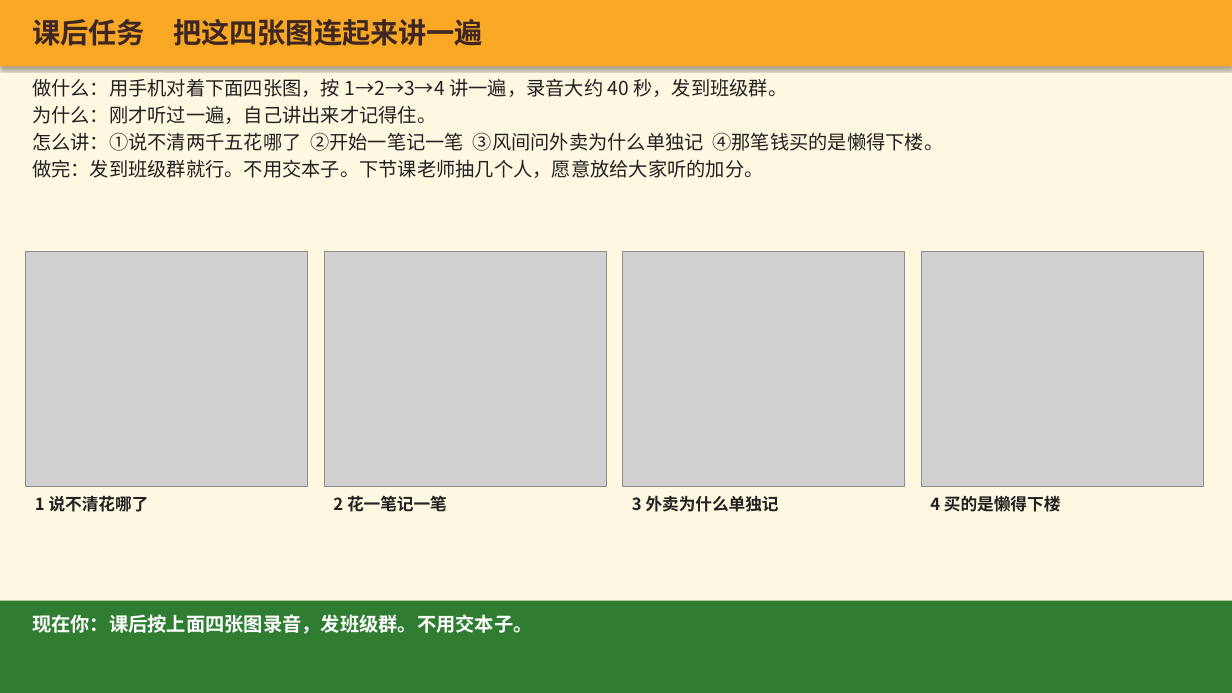
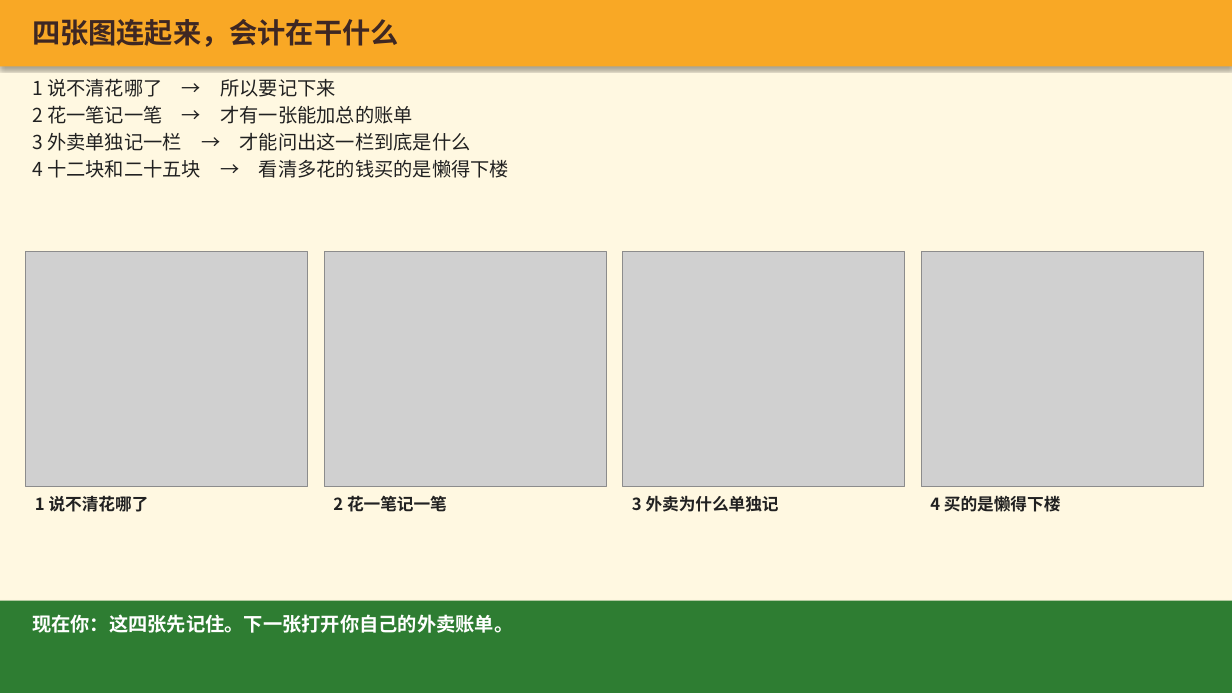
Before and after one commit to xuehui003-1/jichukuaiji, a slide deck: slide 15 of 01_项目一_认识会计工作与企业经济业务/01-00_项目一_上课投影_v1.1_20260821.pptx. Drawn at 1232x693 pixels with LibreOffice and Linux fonts; fonts in the diff are those of the drawing; grey boxes stand for pictures. Boxes give left, top, right and bottom in pixels: in the first picture for what was removed or moved away, otherwise in the second. Text is boxed around its words. In the diff, an @@ line names an element or a change of style, - is before the commit and + after.

Commit message:
每个任务写清为了什么：图4不再把13和540乘在一起，录音放到下课前那一页

```diff
--- a/01_项目一_认识会计工作与企业经济业务/01-00_项目一_上课投影_v1.1_20260821.pptx
+++ b/01_项目一_认识会计工作与企业经济业务/01-00_项目一_上课投影_v1.1_20260821.pptx
@@ text at (32, 19, 398, 47): text changed @@
-课后任务 把这四张图连起来讲一遍
+四张图连起来，会计在干什么
@@ text at (32, 79, 509, 178): text changed @@
-做什么：用手机对着下面四张图，按 1→2→3→4 讲一遍，录音大约 40 秒，发到班级群。
-为什么：刚才听过一遍，自己讲出来才记得住。
-怎么讲：①说不清两千五花哪了 ②开始一笔记一笔 ③风间问外卖为什么单独记 ④那笔钱买的是懒得下楼。
-做完：发到班级群就行。不用交本子。下节课老师抽几个人，愿意放给大家听的加分。
+1 说不清花哪了 → 所以要记下来
+2 花一笔记一笔 → 才有一张能加总的账单
+3 外卖单独记一栏 → 才能问出这一栏到底是什么
+4 十二块和二十五块 → 看清多花的钱买的是懒得下楼
@@ text at (32, 614, 513, 633): text changed @@
-现在你：课后按上面四张图录音，发班级群。不用交本子。
+现在你：这四张先记住。下一张打开你自己的外卖账单。
```
Also in this commit, not shown: 3 other slides changed, 7 other files.
